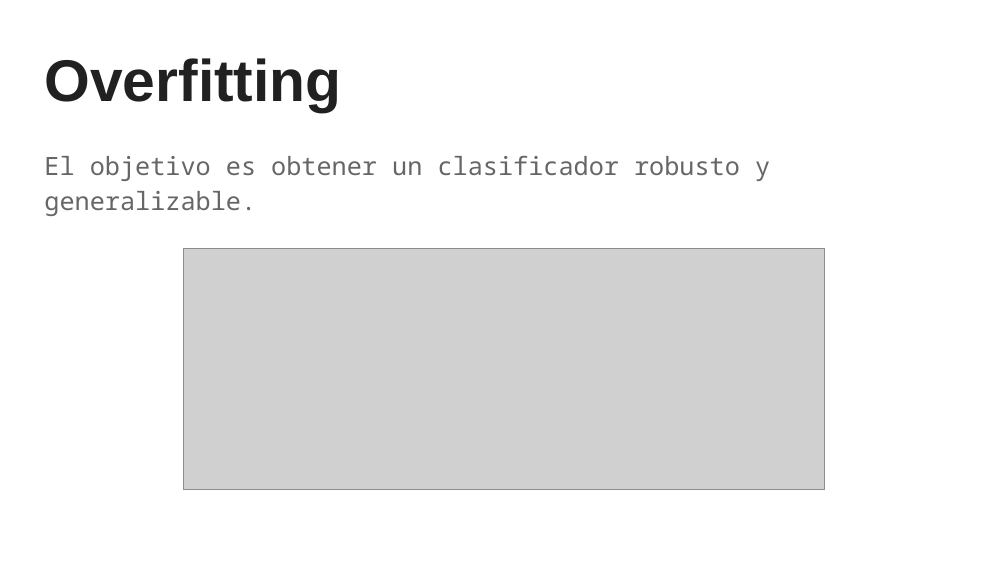
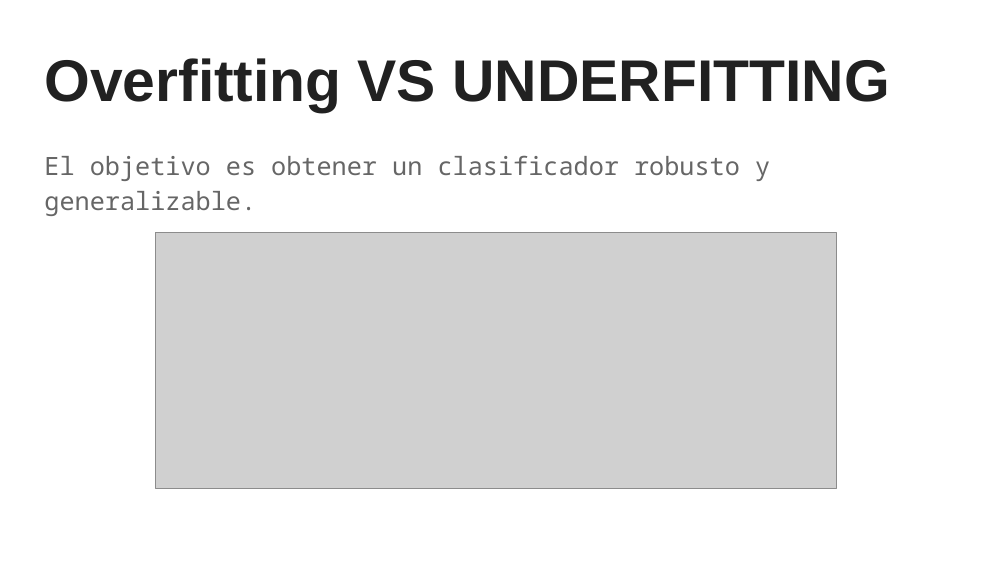
Before and after one commit to sainosmichelle/sainosmichelle.github.io, a slide deck: slide 7 of assets/files/Tema3/3. Técnicas de validación.pptx (slide 2 before the commit). Drawn at 1008x567 pixels with LibreOffice and Linux fonts; fonts in the diff are those of the drawing; grey boxes stand for pictures. Boxes give left, top, right and bottom in pixels: in the first picture for what was removed or moved away, otherwise in the second. Text is boxed around its words. In the diff, an @@ line names an element or a change of style, - is before the commit and + after.

```diff
--- a/assets/files/Tema3/3. Técnicas de validación.pptx
+++ b/assets/files/Tema3/3. Técnicas de validación.pptx
@@ title at (44,58,889,112): text changed @@
-Overfitting
+Overfitting VS UNDERFITTING
@@ picture: place and size @@
-picture at (183,249,824,490)
+picture at (156,233,837,489)
```
Also in this commit, not shown: 2 other slides changed, 11 slides added, 9 other files.
